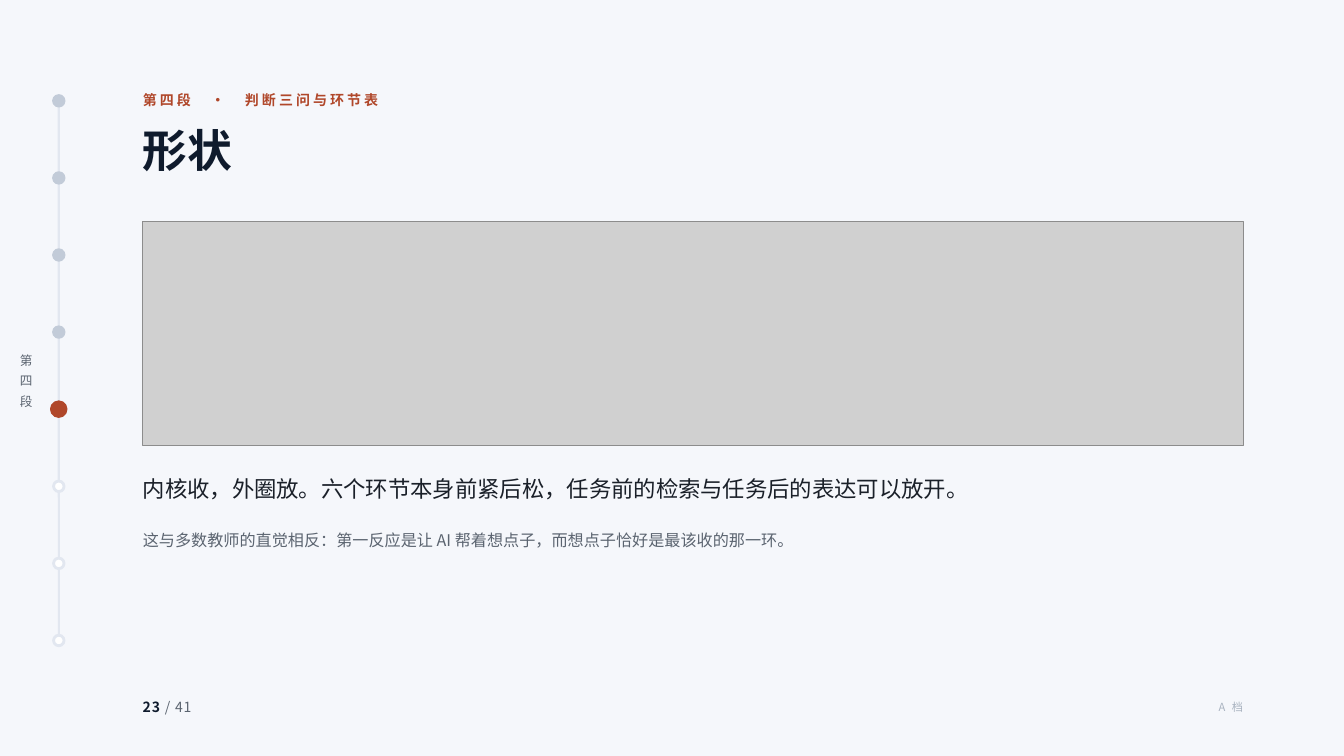
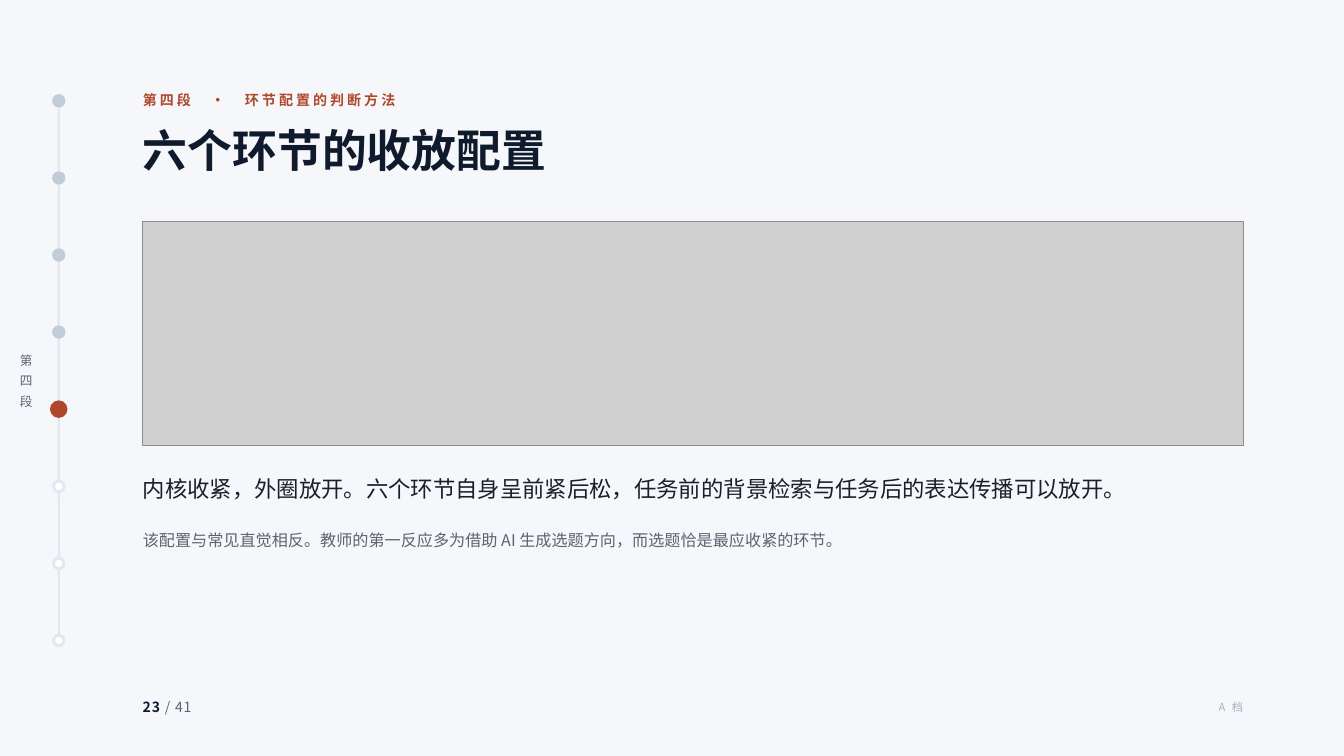
Before and after one commit to tonyxinvip/slides, a slide deck: slide 23 of comprehensive-practice-ai/做中学与综合实践活动.pptx. Drawn at 1344x756 pixels with LibreOffice and Linux fonts; fonts in the diff are those of the drawing; grey boxes stand for pictures. Boxes give left, top, right and bottom in pixels: in the first picture for what was removed or moved away, otherwise in the second. Text is boxed around its words. In the diff, an @@ line names an element or a change of style, - is before the commit and + after.

```diff
--- a/comprehensive-practice-ai/做中学与综合实践活动.pptx
+++ b/comprehensive-practice-ai/做中学与综合实践活动.pptx
@@ text at [143, 93, 395, 107]: text changed @@
-第四段 · 判断三问与环节表
+第四段 · 环节配置的判断方法
@@ text at [143, 129, 546, 171]: text changed @@
-形状
+六个环节的收放配置
@@ text at [143, 478, 1126, 499]: text changed @@
-内核收，外圈放。六个环节本身前紧后松，任务前的检索与任务后的表达可以放开。
+内核收紧，外圈放开。六个环节自身呈前紧后松，任务前的背景检索与任务后的表达传播可以放开。
@@ text at [143, 532, 842, 548]: text changed @@
-这与多数教师的直觉相反：第一反应是让 AI 帮着想点子，而想点子恰好是最该收的那一环。
+该配置与常见直觉相反。教师的第一反应多为借助 AI 生成选题方向，而选题恰是最应收紧的环节。
```
Also in this commit, not shown: 38 other slides changed, 10 other files.
